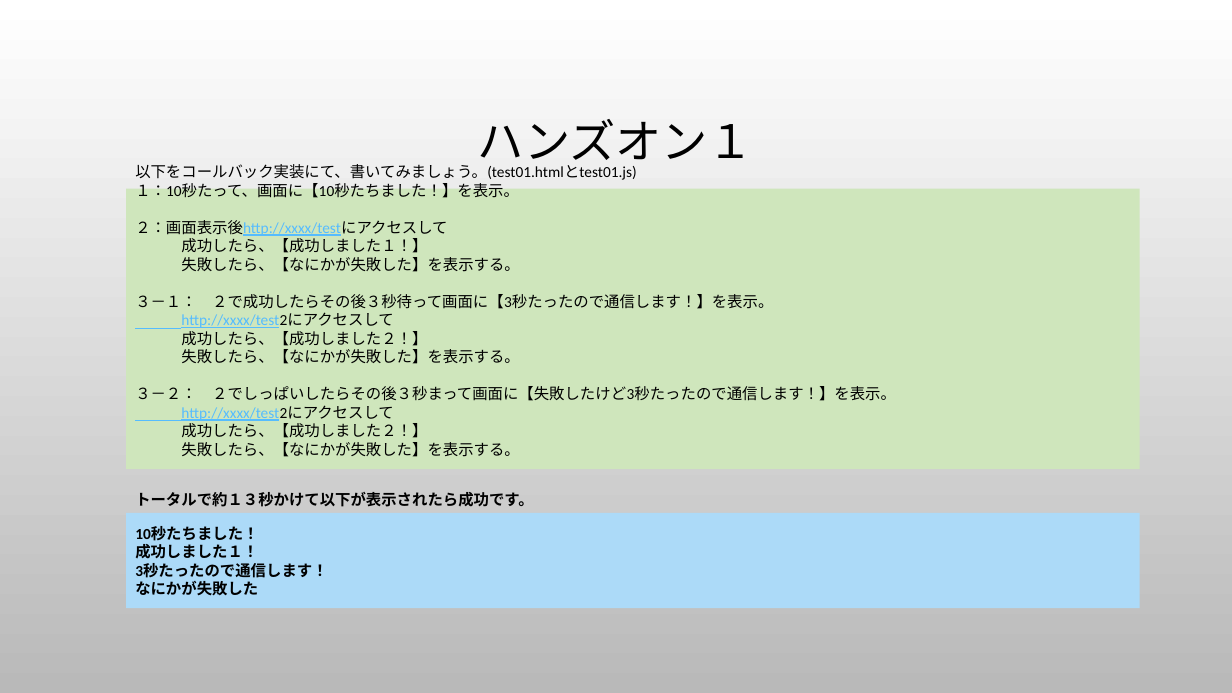
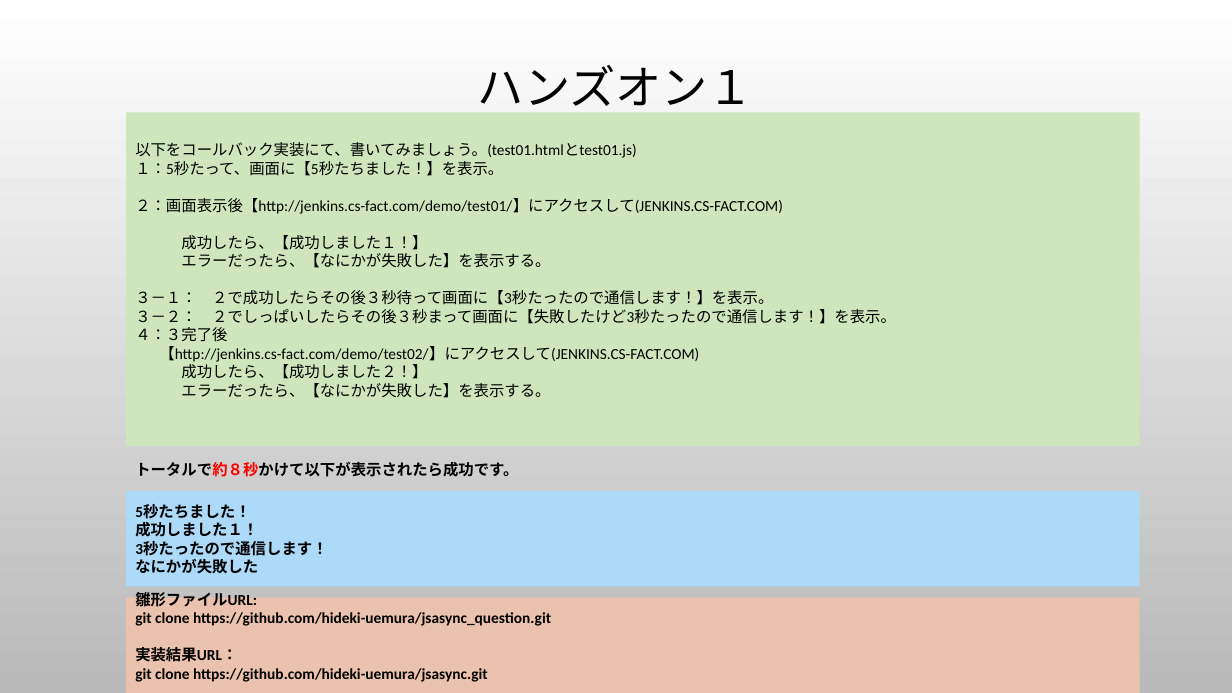
Before and after one commit to hideki-uemura/jsasync_question, a slide deck: slide 16 of 本当は難しいJavaScriptの話.pptx. Drawn at 1232x693 pixels with LibreOffice and Linux fonts; fonts in the diff are those of the drawing; background and template pictures are left out. Boxes give left, top, right and bottom in pixels: in the first picture for what was removed or moved away, otherwise in the second. Text is boxed around its words. In the diff, an @@ line names an element or a change of style, - is before the commit and + after.

```diff
--- a/本当は難しいJavaScriptの話.pptx
+++ b/本当は難しいJavaScriptの話.pptx
@@ title "ハンズオン１": place and size @@
-title "ハンズオン１" at [478, 119, 754, 170]
+title "ハンズオン１" at [478, 65, 754, 116]
@@ rectangle "以下をコールバック実装にて、書いてみましょう。(test01.htmlとtest01.js)": place and size @@
-rectangle "以下をコールバック実装にて、書いてみましょう。(test01.htmlとtest01.js)" at [127, 189, 1141, 470]
+rectangle "以下をコールバック実装にて、書いてみましょう。(test01.htmlとtest01.js)" at [127, 113, 1141, 446]
@@ text in rectangle at [135, 161, 783, 214]: text changed @@
-１：10秒たって、画面に【10秒たちました！】を表示。
-２：画面表示後http://xxxx/testにアクセスして
+１：5秒たって、画面に【5秒たちました！】を表示。
+２：画面表示後【http://jenkins.cs-fact.com/demo/test01/】にアクセスして(JENKINS.CS-FACT.COM)
@@ text in rectangle at [181, 253, 550, 268]: text changed @@
-失敗したら、【なにかが失敗した】を表示する。
+エラーだったら、【なにかが失敗した】を表示する。
@@ text in rectangle at [135, 309, 896, 362]: text changed; text colour #56BCFE to #000000 @@
-http://xxxx/test2にアクセスして
+３－２： ２でしっぱいしたらその後３秒まって画面に【失敗したけど3秒たったので通信します！】を表示。
+４：３完了後
+【http://jenkins.cs-fact.com/demo/test02/】にアクセスして(JENKINS.CS-FACT.COM)
@@ text in rectangle at [181, 383, 550, 398]: text changed @@
-失敗したら、【なにかが失敗した】を表示する。
-３－２： ２でしっぱいしたらその後３秒まって画面に【失敗したけど3秒たったので通信します！】を表示。
-http://xxxx/test2にアクセスして
-成功したら、【成功しました２！】
-失敗したら、【なにかが失敗した】を表示する。
+エラーだったら、【なにかが失敗した】を表示する。
@@ text at [135, 462, 518, 477]: text changed @@
-トータルで約１３秒かけて以下が表示されたら成功です。
+トータルで約８秒かけて以下が表示されたら成功です。
@@ rectangle "5秒たちました！": place and size @@
-rectangle "5秒たちました！" at [127, 513, 1141, 608]
+rectangle "5秒たちました！" at [127, 491, 1141, 586]
@@ text in rectangle at [135, 504, 251, 519]: text changed @@
-10秒たちました！
+5秒たちました！
@@ rectangle added at [127, 598, 1141, 693], fill #EBC2AD, 12 pt, text #000000, bold @@
+雛形ファイルURL:
+git clone https://github.com/hideki-uemura/jsasync_question.git
+実装結果URL：
+git clone https://github.com/hideki-uemura/jsasync.git
```
Also in this commit, not shown: 4 other slides changed, 1 other file.
